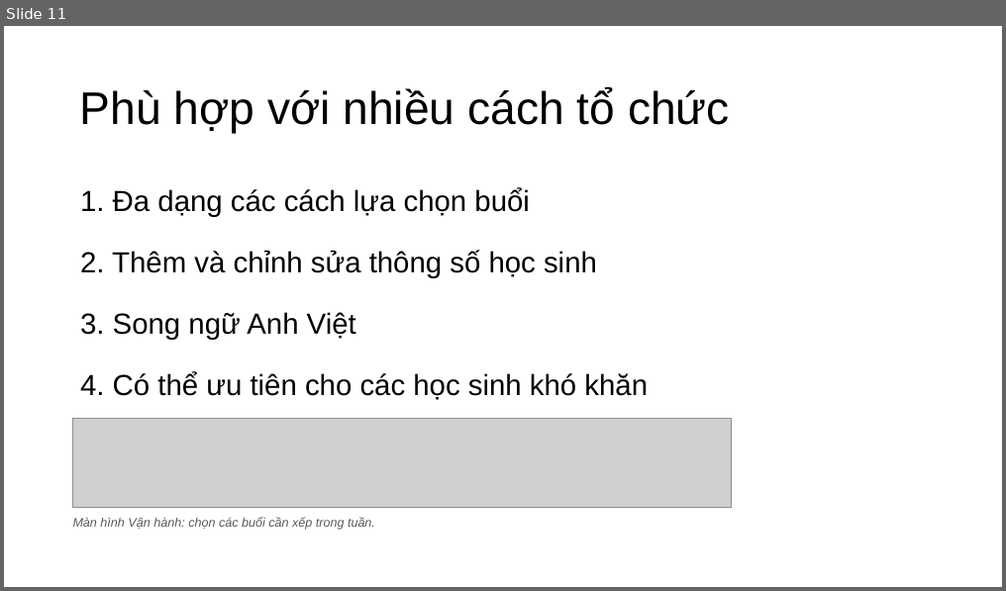
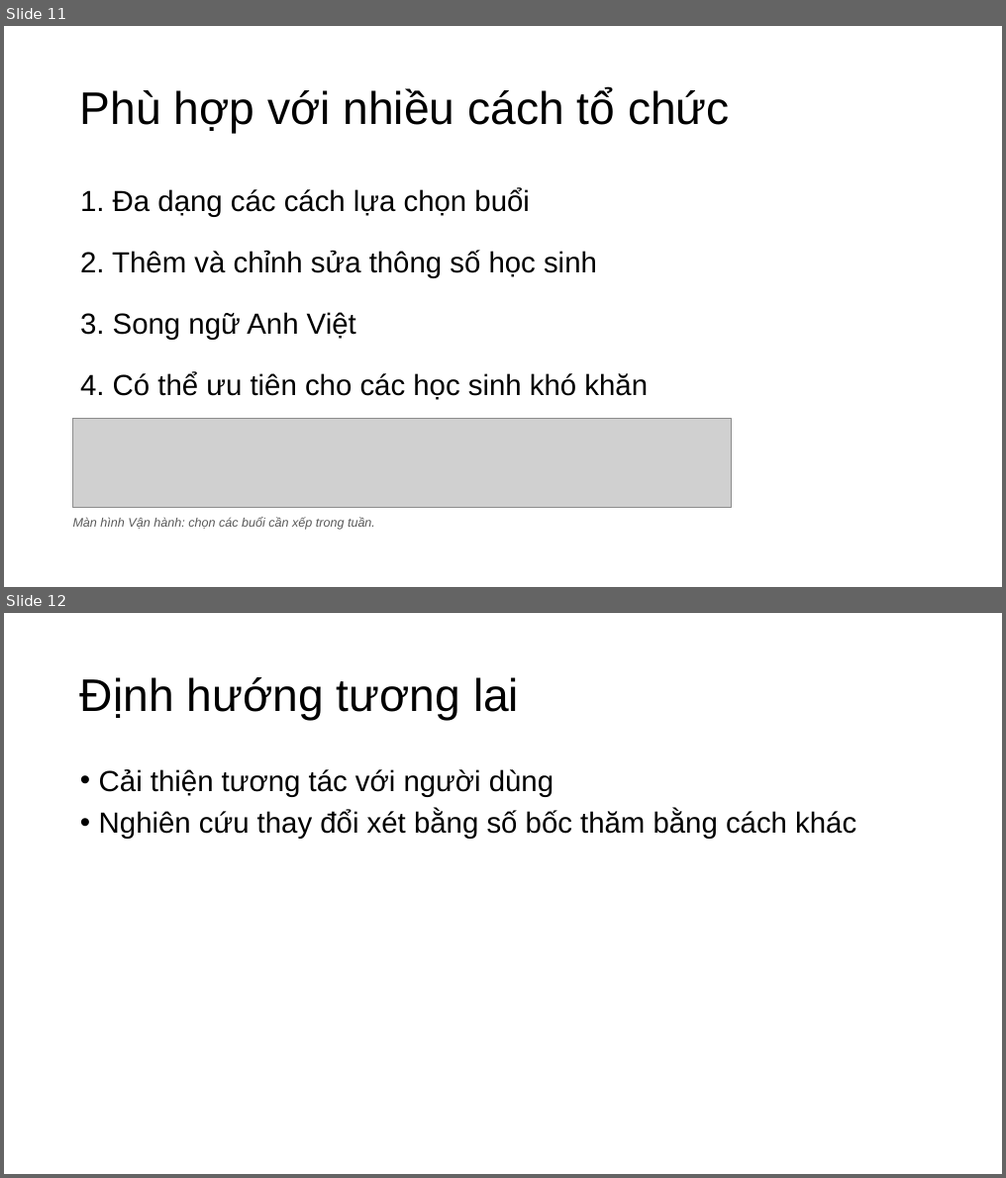
Before and after one commit to nguyenphanvantruong6969-arch/rbda-kiosk, a slide deck: THUYET_TRINH_KHKT_DA_SUA_FONT.pptx. Shown one above the other, each under a label of ours: slide 11 before the commit, slides 11 and 12 after it. The pictures are 1006x591 and 1006x1178 pixels, drawn with LibreOffice and Linux fonts; fonts in the diff are those of the drawing; grey boxes stand for pictures. Boxes give left, top, right and bottom in pixels: in the first picture for what was removed or moved away, otherwise in the second. Text is boxed around its words. In the diff, an @@ line names an element or a change of style, - is before the commit and + after.

```diff
--- a/THUYET_TRINH_KHKT_DA_SUA_FONT.pptx
+++ b/THUYET_TRINH_KHKT_DA_SUA_FONT.pptx
@@ slide 12 added at [4,613,1002,1174], background #FFFFFF @@
@@ title added at [80,677,519,721], 44 pt, text #000000 @@
+Định hướng tương lai
@@ text added at [99,769,856,839], 28 pt, text #000000 @@
+• Cải thiện tương tác với người dùng
+• Nghiên cứu thay đổi xét bằng số bốc thăm bằng cách khác
```
Also in this commit, not shown: 4 slides changed, 1 other slide added.
